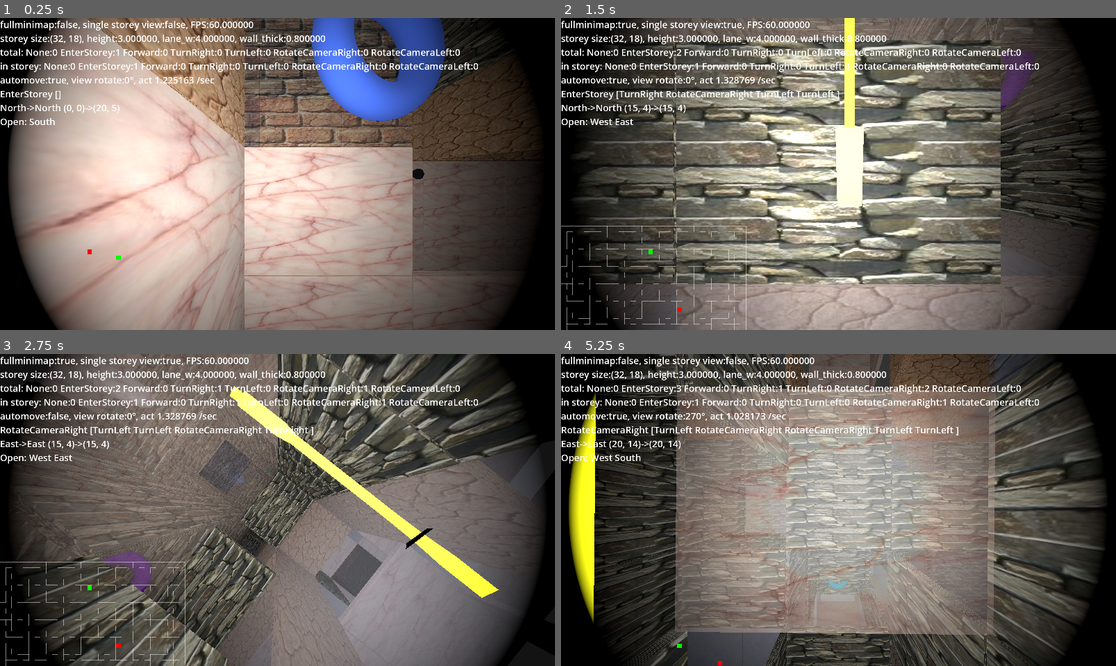
Above: before the commit, frames 1-4 (two rows, left to right).
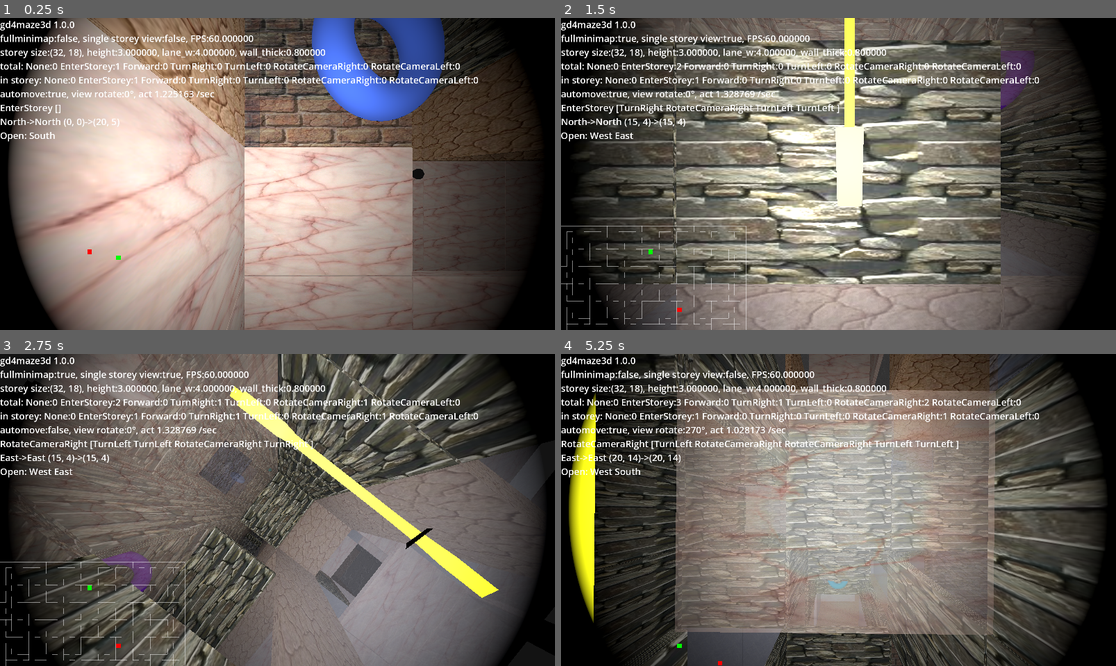
Above: after the commit, the same moments.

Repository: kasworld/gd4maze3d
Game: Godot game, scene res://main.tscn
The game is run twice, just before and just after one commit, with the same random seed, the same clock (stepped at 60 frames per second) and the same inputs.
Inputs (mouse positions are in pixels of both pictures, inside the frame that each line leads up to):
- Up to frame 1 (0.25 s): no input
- Up to frame 2 (1.5 s): tap Enter at 0.5 s; move the mouse to (960, 158) at 0.52 s; hold Right 0.53-1.28 s; tap 1 at 0.6 s; click (960, 158) at 0.67 s; tap Space at 0.77 s; move the mouse to (727, 189) at 1.27 s; hold Down from 1.28 s (still down); tap 2 at 1.35 s
- Up to frame 3 (2.75 s): tap Space at 1.52 s; move the mouse to (333, 441) at 2.02 s; release Down at 2.03 s; hold Right from 2.03 s (still down); tap 3 at 2.1 s
- Up to frame 4 (5.25 s): move the mouse to (810, 572) at 2.77 s; release Right at 2.78 s; hold Up 2.78-3.53 s; tap Enter at 2.85 s; click (810, 572) at 2.92 s; tap Space at 3.02, 3.77, 4.52 s; move the mouse to (1005, 556) at 3.52 s; hold Left 3.53-5.03 s; tap 1 at 3.6 s; move the mouse to (672, 463) at 4.27 s; tap 2 at 4.35 s; move the mouse to (866, 510) at 5.02 s; hold Down from 5.03 s (still down); tap 3 at 5.1 s; click (866, 510) at 5.17 s

The runs differ from the first frame. In frame 1, 5.1% of the frame differs, in the area x 0-87%, y 0-40%; in frame 2, 5.7%; in frame 3, 6.0%; in frame 4, 6.1%.

Commit message:
floor, ceiling uv1scale change

Diff:
--- a/main.gd
+++ b/main.gd
@@ -160,7 +160,7 @@
 		pass
 
 func update_info(dur :float)->void:
-	$Label.text = "fullminimap:%s, single storey view:%s, FPS:%f\nstorey %s\n%s" % [
+	$Label.text = "gd4maze3d 1.0.0\nfullminimap:%s, single storey view:%s, FPS:%f\nstorey %s\n%s" % [
 		full_minimap, view_floor_ceiling, 1.0/dur,
 		get_cur_storey().info_str(),
 		get_main_char().info_str()]
--- a/storey.tscn
+++ b/storey.tscn
@@ -4,6 +4,7 @@
 
 [sub_resource type="StandardMaterial3D" id="StandardMaterial3D_ydl53"]
 emission = Color(0.188235, 0.188235, 0.188235, 1)
+uv1_scale = Vector3(0.5, 0.5, 0.5)
 uv1_triplanar = true
 
 [sub_resource type="PlaneMesh" id="PlaneMesh_pgvr8"]
@@ -12,6 +13,7 @@
 
 [sub_resource type="StandardMaterial3D" id="StandardMaterial3D_dhpxw"]
 emission = Color(0.384314, 0.384314, 0.384314, 1)
+uv1_scale = Vector3(0.5, 0.5, 0.5)
 uv1_triplanar = true
 
 [sub_resource type="PlaneMesh" id="PlaneMesh_me8ve"]
